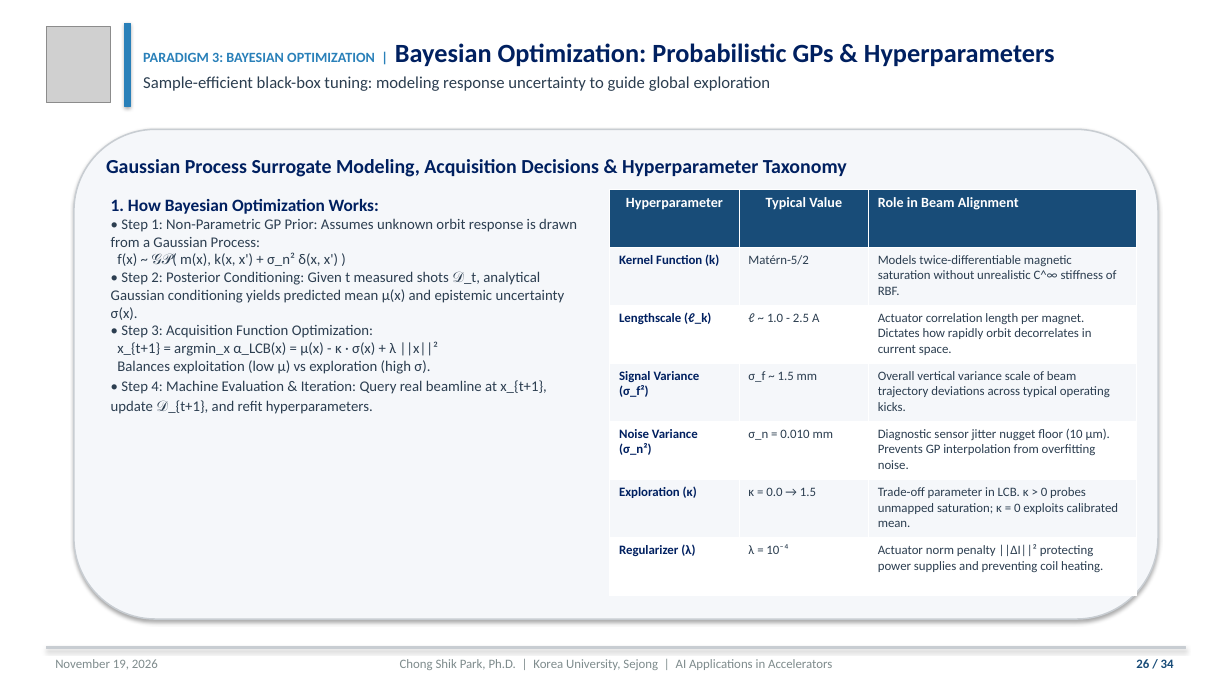
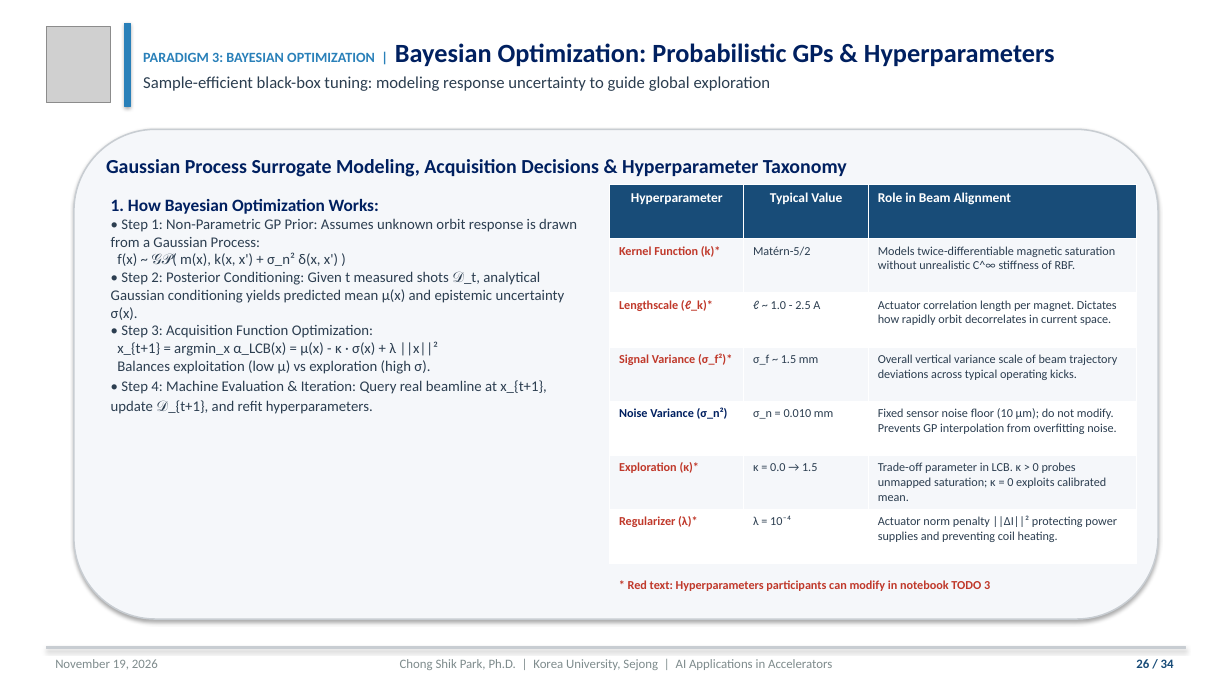
Before and after one commit to cspark7701/ai4acc-mini-hackathon, a slide deck: slide 26 of presentations/Lecture_1_AI_ML_Foundations_and_Control_Slides.pptx. Drawn at 1232x693 pixels with LibreOffice and Linux fonts; fonts in the diff are those of the drawing; grey boxes stand for pictures. Boxes give left, top, right and bottom in pixels: in the first picture for what was removed or moved away, otherwise in the second. Text is boxed around its words. In the diff, an @@ line names an element or a change of style, - is before the commit and + after.

```diff
--- a/presentations/Lecture_1_AI_ML_Foundations_and_Control_Slides.pptx
+++ b/presentations/Lecture_1_AI_ML_Foundations_and_Control_Slides.pptx
@@ table at bbox=[610, 185, 1137, 564] @@
-row 2, column 1: Kernel Function (k)
+row 2, column 1: Kernel Function (k)*
-row 3, column 1: Lengthscale (ℓ_k)
+row 3, column 1: Lengthscale (ℓ_k)*
-row 4, column 1: Signal Variance (σ_f²)
+row 4, column 1: Signal Variance (σ_f²)*
-row 5, column 3: Diagnostic sensor jitter nugget floor (10 μm). Prevents GP interpolation from overfitting noise.
+row 5, column 3: Fixed sensor noise floor (10 μm); do not modify. Prevents GP interpolation from overfitting noise.
-row 6, column 1: Exploration (κ)
+row 6, column 1: Exploration (κ)*
-row 7, column 1: Regularizer (λ)
+row 7, column 1: Regularizer (λ)*
@@ size 11 to 10.5 pt in "Hyperparameter", "Typical Value", "Role in Beam Alignment" @@
@@ size 10 to 9.5 pt in "Matérn-5/2", "Models twice-differentiable magnetic saturation without unre ...", "ℓ ~ 1.0 - 2.5 A", "Actuator correlation length per magnet. Dictates how ..." and 8 more places @@
@@ table: place and size @@
-table at bbox=[610, 189, 1137, 596]
+table at bbox=[610, 185, 1137, 564]
@@ text added at bbox=[628, 580, 990, 591], 9.5 pt, text #C0392B, bold @@
+* Red text: Hyperparameters participants can modify in notebook TODO 3
```
Also in this commit, not shown: 6 other slides changed, 6 other files.
